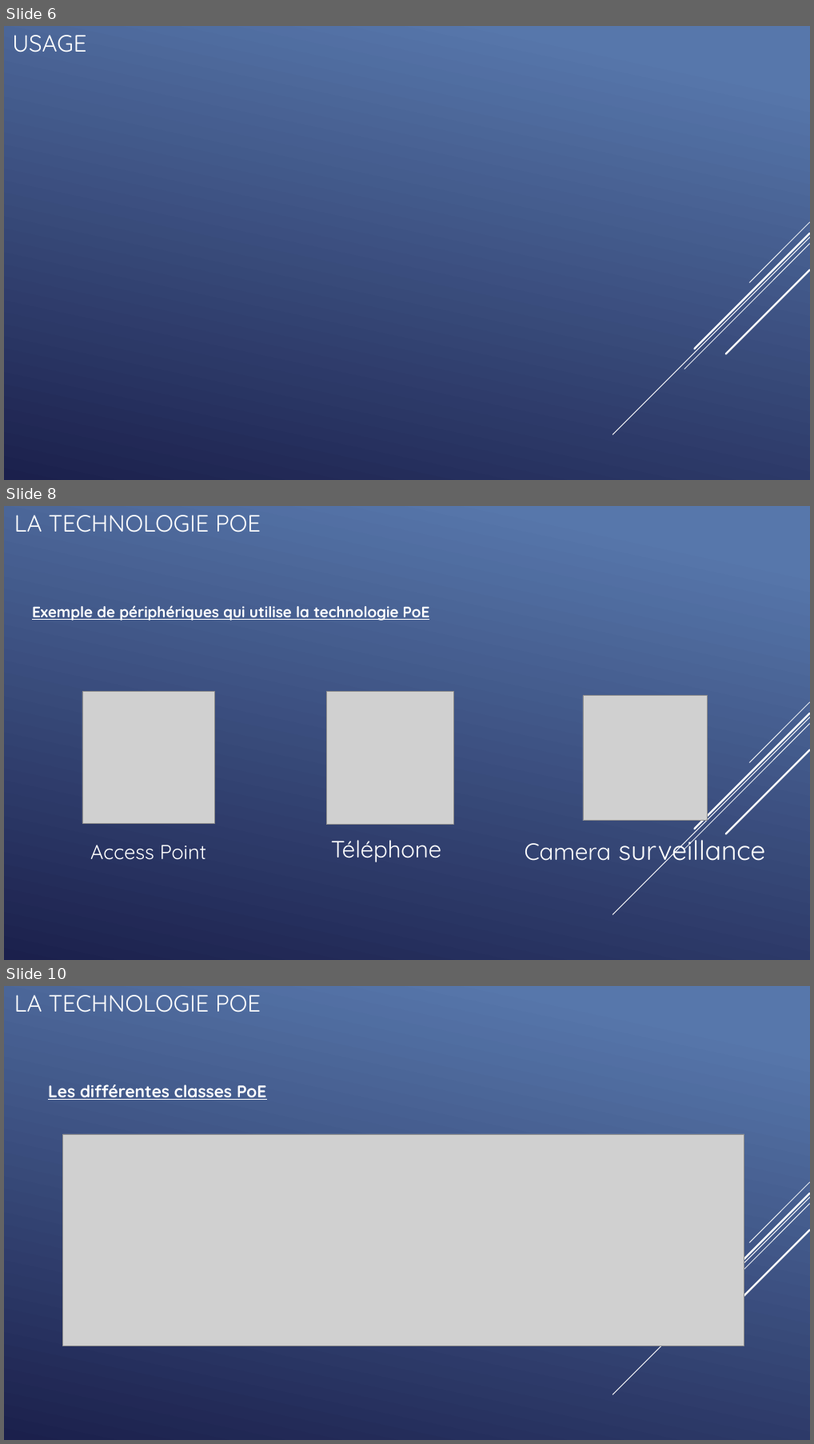
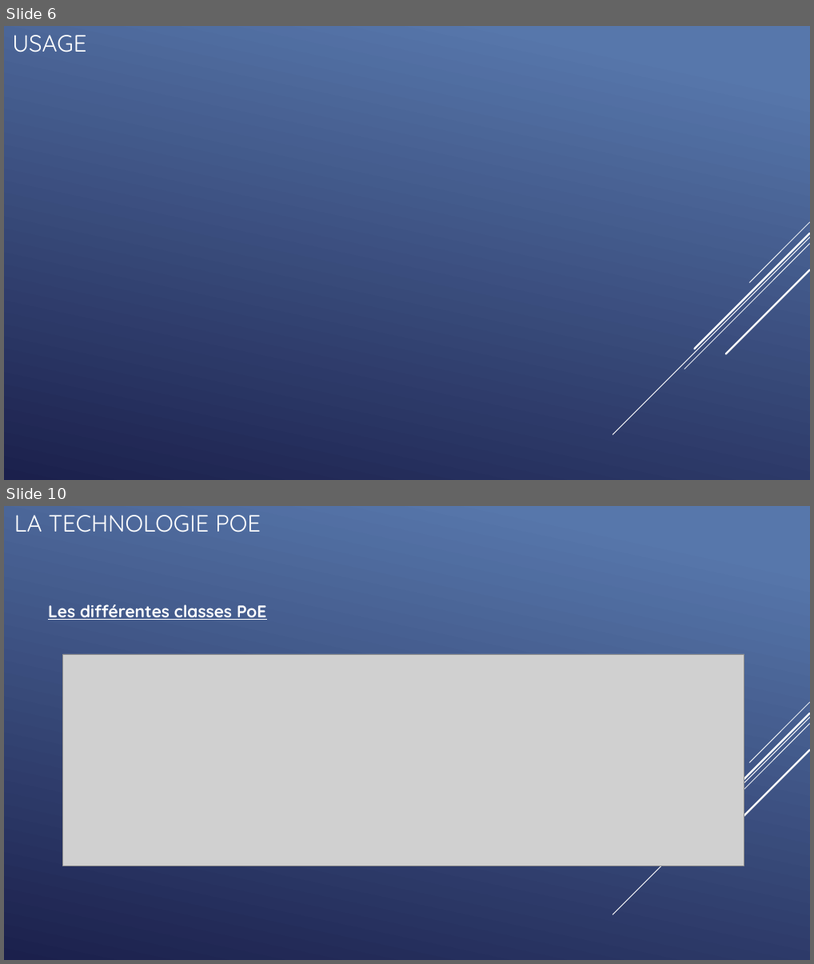
Before and after one commit to QuentinKrg/M214-Ethernet, a slide deck: Module 214 - Fabrication_Ethernet.pptx. Shown one above the other, each under a label of ours: slides 6, 8 and 10 before the commit, slides 6 and 10 after it; the slides between them are not shown. The pictures are 814x1444 and 814x964 pixels, drawn with LibreOffice and Linux fonts; fonts in the diff are those of the drawing; grey boxes stand for pictures. Boxes give left, top, right and bottom in pixels: in the first picture for what was removed or moved away, otherwise in the second. Text is boxed around its words. In the diff, an @@ line names an element or a change of style, - is before the commit and + after.

```diff
--- a/Module 214 - Fabrication_Ethernet.pptx
+++ b/Module 214 - Fabrication_Ethernet.pptx
@@ slide 8 removed at [4,506,810,960], background gradient #5877AB to #1C204D; not listed: 5 template elements that a slide beside it also shows @@
@@ title removed at [14,515,261,532] @@
-LA TECHNOLOGIE POE
@@ text removed at [32,605,430,620] @@
-Exemple de périphériques qui utilise la technologie PoE
@@ picture removed at [82,692,214,824] @@
@@ picture removed at [326,692,454,825] @@
@@ picture removed at [583,696,707,820] @@
@@ text removed at [331,840,442,862] @@
-Téléphone
@@ text removed at [525,832,766,868] @@
-Camera surveillance
@@ text removed at [90,844,206,860] @@
-Access Point
```
Also in this commit, not shown: 7 slides changed, 2 other slides removed.
